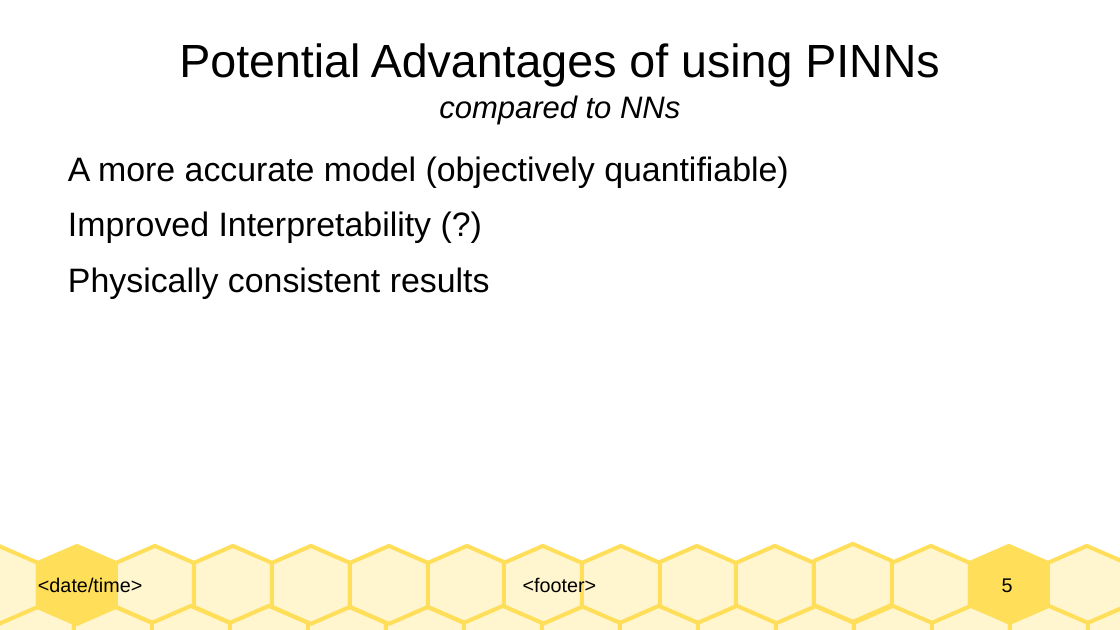
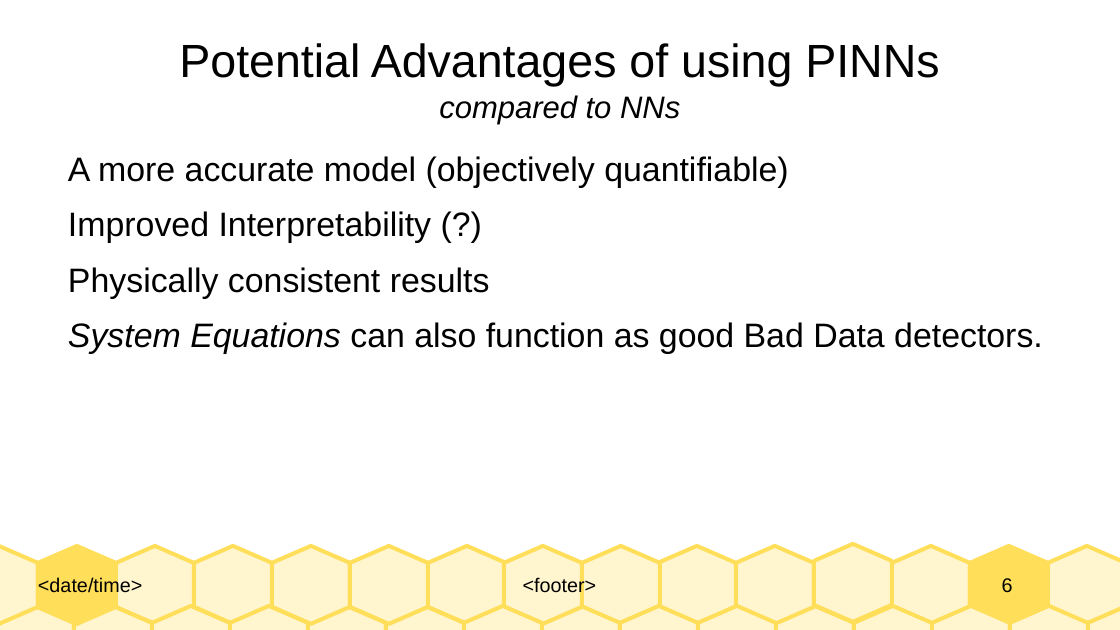
Before and after one commit to Realife-Brahmin/OriginalDocsHub, a slide deck: slide 6 of research_showcase/physicsInformedNeuralNetworks_aryan_ritwajeet_jha.odp (slide 5 before the commit). Drawn at 1120x630 pixels with LibreOffice and Linux fonts; fonts in the diff are those of the drawing. Boxes give left, top, right and bottom in pixels: in the first picture for what was removed or moved away, otherwise in the second. Text is boxed around its words. In the diff, an @@ line names an element or a change of style, - is before the commit and + after.

```diff
--- a/research_showcase/physicsInformedNeuralNetworks_aryan_ritwajeet_jha.odp
+++ b/research_showcase/physicsInformedNeuralNetworks_aryan_ritwajeet_jha.odp
@@ text at bbox=[68, 322, 1043, 354]: paragraph added @@
+4. System Equations can also function as good Bad Data detectors.
@@ page number at bbox=[1002, 578, 1013, 593]: text changed @@
-5
+6
```
Also in this commit, not shown: 4 other slides changed, 2 slides added, 1 other file.
